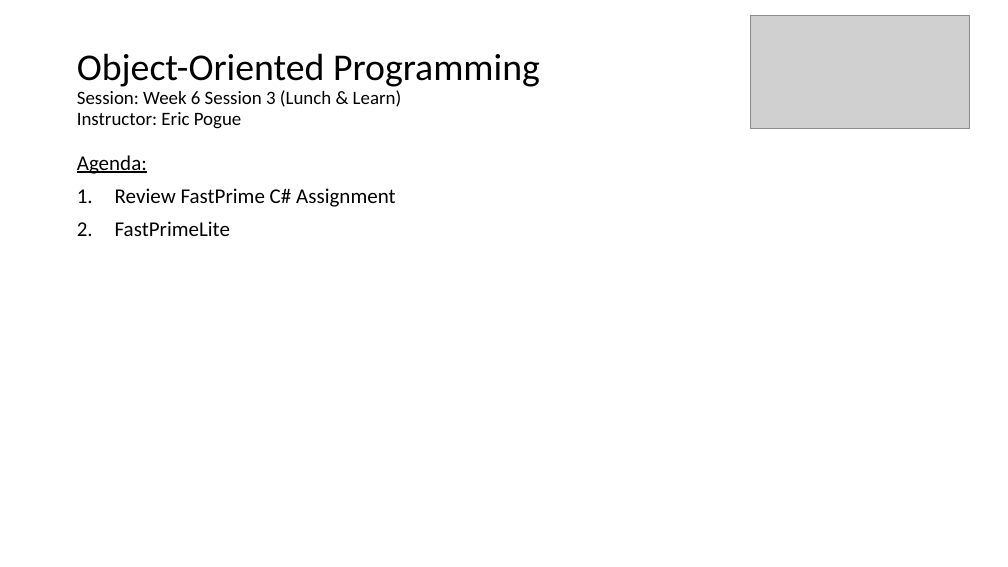
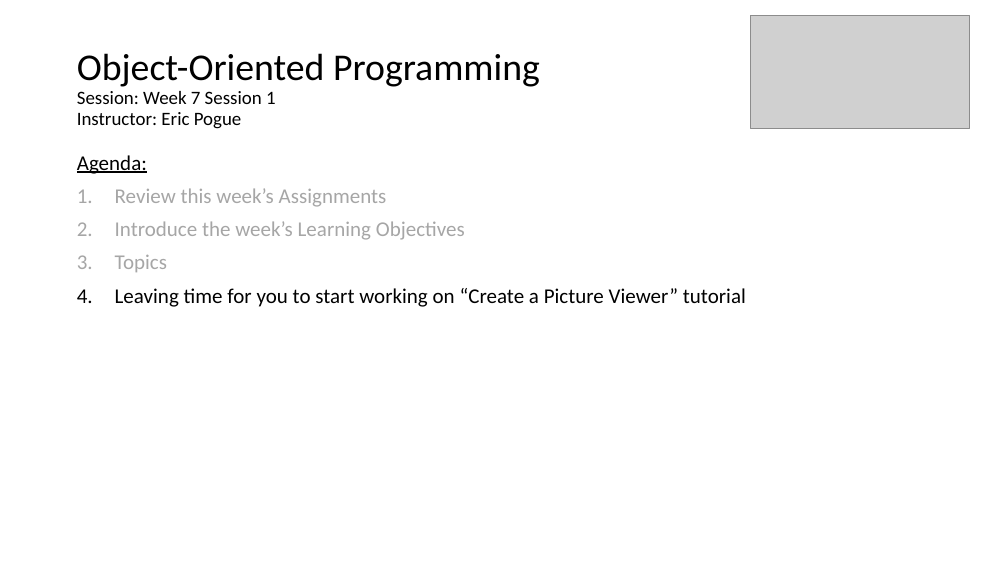
Before and after one commit to EricJPogue/www-epogue-info, a slide deck: slide 17 of CPSC-24500/Week07/2017SpringW07Slides.pptx (slide 24 before the commit). Drawn at 1008x567 pixels with LibreOffice and Linux fonts; fonts in the diff are those of the drawing; grey boxes stand for pictures. Boxes give left, top, right and bottom in pixels: in the first picture for what was removed or moved away, otherwise in the second. Text is boxed around its words. In the diff, an @@ line names an element or a change of style, - is before the commit and + after.

Commit message:
Update week 7 files.

```diff
--- a/CPSC-24500/Week07/2017SpringW07Slides.pptx
+++ b/CPSC-24500/Week07/2017SpringW07Slides.pptx
@@ title at [77,53,540,129]: text changed @@
-Object-Oriented Programming
-Session: Week 6 Session 3 (Lunch & Learn)
-Instructor: Eric Pogue
+Object-Oriented Programming
+Session: Week 7 Session 1
+Instructor: Eric Pogue
@@ text at [115,188,746,307]: text changed; text colour #000000 to #A6A6A6 @@
-1. Review FastPrime C# Assignment
-2. FastPrimeLite
+1. Review this week’s Assignments
+2. Introduce the week’s Learning Objectives
+3. Topics
+4. Leaving time for you to start working on “Create a Picture Viewer” tutorial
```
Also in this commit, not shown: 5 other slides changed, 12 slides added, 20 slides removed, 6 other files.
